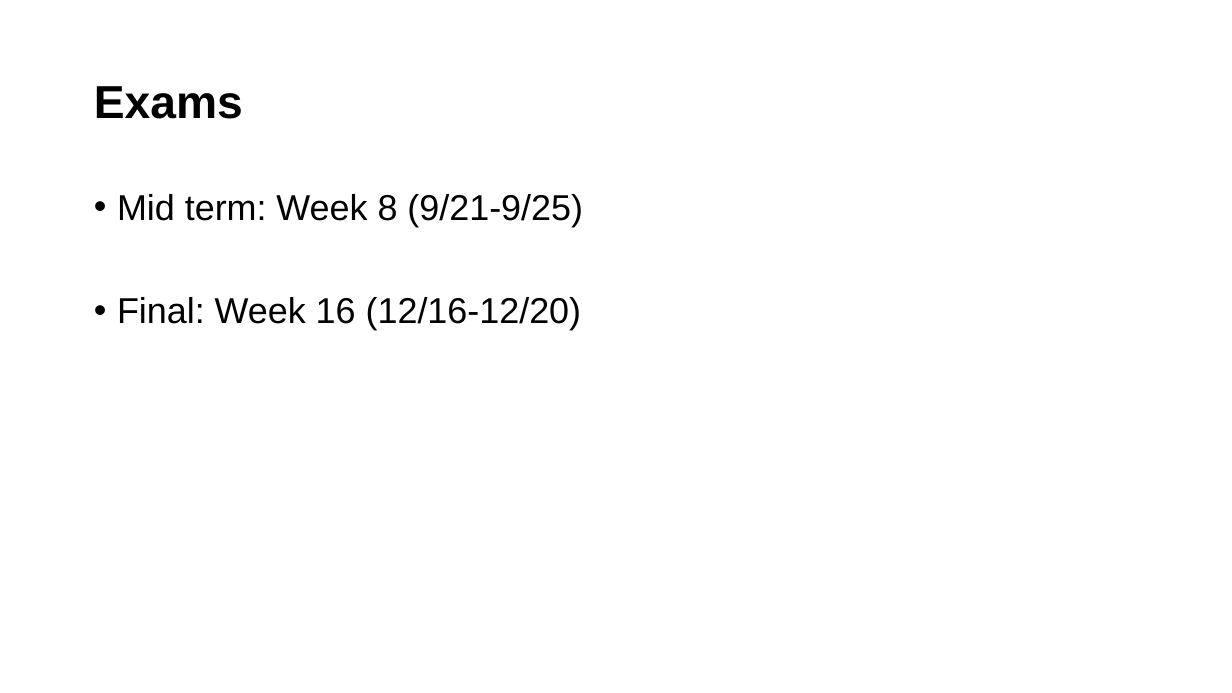
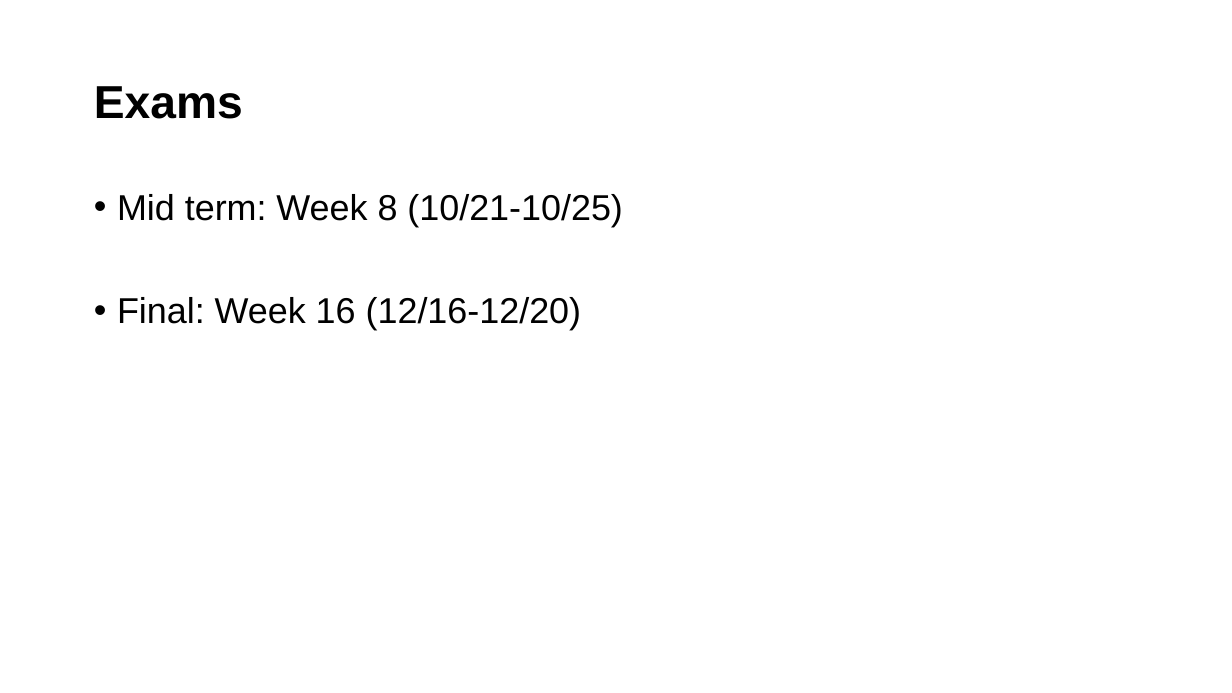
Before and after one commit to mlailab-skku/mlailab-skku.github.io, a slide deck: slide 6 of files/Introduction.pptm. Drawn at 1232x693 pixels with LibreOffice and Linux fonts; fonts in the diff are those of the drawing. Boxes give left, top, right and bottom in pixels: in the first picture for what was removed or moved away, otherwise in the second. Text is boxed around its words. In the diff, an @@ line names an element or a change of style, - is before the commit and + after.

```diff
--- a/files/Introduction.pptm
+++ b/files/Introduction.pptm
@@ text at (117,194,622,227): text changed @@
-• Mid term: Week 8 (9/21-9/25)
+• Mid term: Week 8 (10/21-10/25)
```
Also in this commit, not shown: 1 other file.
